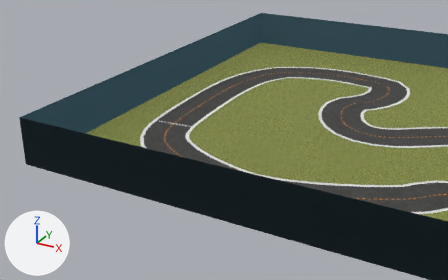
Two versions of the COLLADA model bundle/meshes/2022_august_open_cw/2022_august_open_cw.dae, one commit apart.
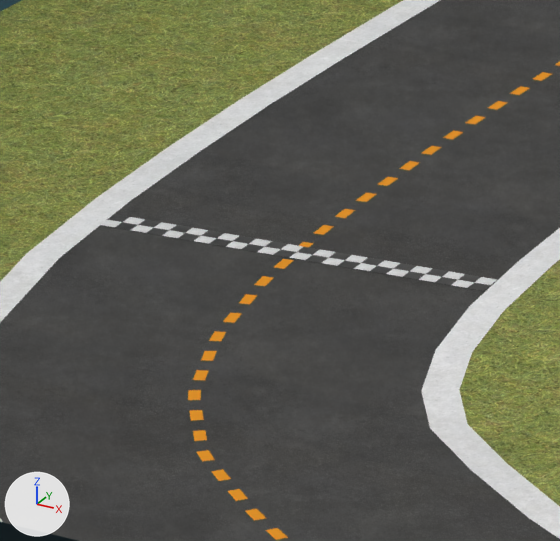
Each version appears first from a 50 mm lens placed at (0.31, -13.19, 5.4), pointed at (-6.03, -1.66, -0.37), and next in a close-up on the part from 33% to 44% of the width and 36% to 54% of the height. The lights are fixed; the arrows at lower left show +X, +Y and +Z.

Script lines for the objects in view, before the commit:
```python
me_fieldshape_mesh = bpy.data.meshes.new('fieldShape-mesh')
me_fieldshape_mesh.from_pydata(...)  # 4 vertices, 2 faces; spans x -8.5..8.5, y -5.3..5.4, z 0.0
me_fieldshape_mesh.materials.append(mat_field_materialref)  # picture img_field_png
me_olshape_mesh = bpy.data.meshes.new('olShape-mesh')
me_olshape_mesh.from_pydata(...)  # 288 vertices, 288 faces; spans x -6.74..6.79, y -3.59..3.6, z 0.0
me_olshape_mesh.materials.append(mat_ol_materialref)  # picture img_outerline_png
me_plane = bpy.data.meshes.new('Plane')
me_plane.from_pydata(...)  # 12 vertices, 6 faces; spans x -0.363..0.363, y -0.329..0.329, z 0.0
me_plane.materials.append(mat_startline)  # picture img_startline_png
ob_field = bpy.data.objects.new('field', me_fieldshape_mesh)
ob_field.location = (0.0, 0.0, 0.0)
ob_ol = bpy.data.objects.new('ol', me_olshape_mesh)
ob_ol.location = (0.0, 0.0, 0.0)
ob_startline = bpy.data.objects.new('StartLine', me_plane)
ob_startline.location = (-7.086, -2.133, 0.003)
ob_startline.rotation_euler = (0.0, 0.0, -2.324)  # degrees (0, 0, -133)
# also in view: 'cl' at (0.03, 0.01, 0.0); 'road' at (0.03, 0.01, 0.0); 'wall' at (0.03, 0.01, 0.5); 'il' at (0.03, 0.01, 0.0)
```
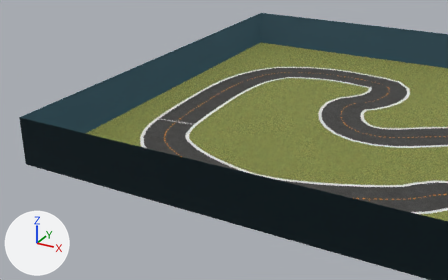
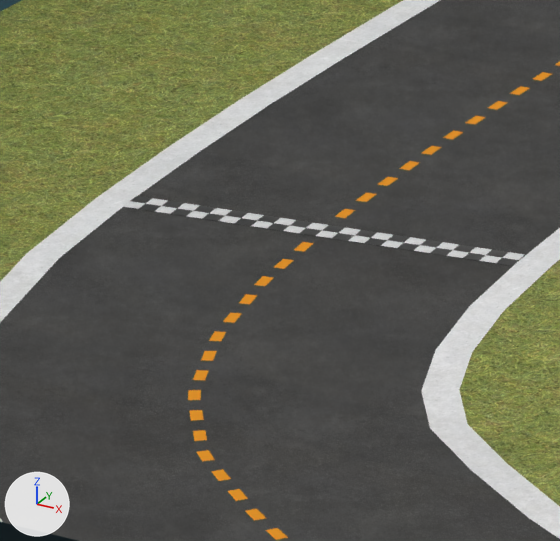
Pixel boxes (x1, y1, x2, y2) of what changed, in the close-ups (560 x 541 px):
'StartLine', moved, turned: before (100, 214, 497, 291); after (123, 196, 525, 266)

Edits to the bpy script that builds the scene:
```text
Change ob_startline:
    ob_startline.location: (-7.086, -2.133, 0.003) -> (-7.105, -2.004, 0.003)
    ob_startline.rotation_euler: (0.0, 0.0, -2.324) -> (0.0, 0.0, -2.285)  # degrees (0, 0, -133) -> degrees (0, 0, -131)
```
